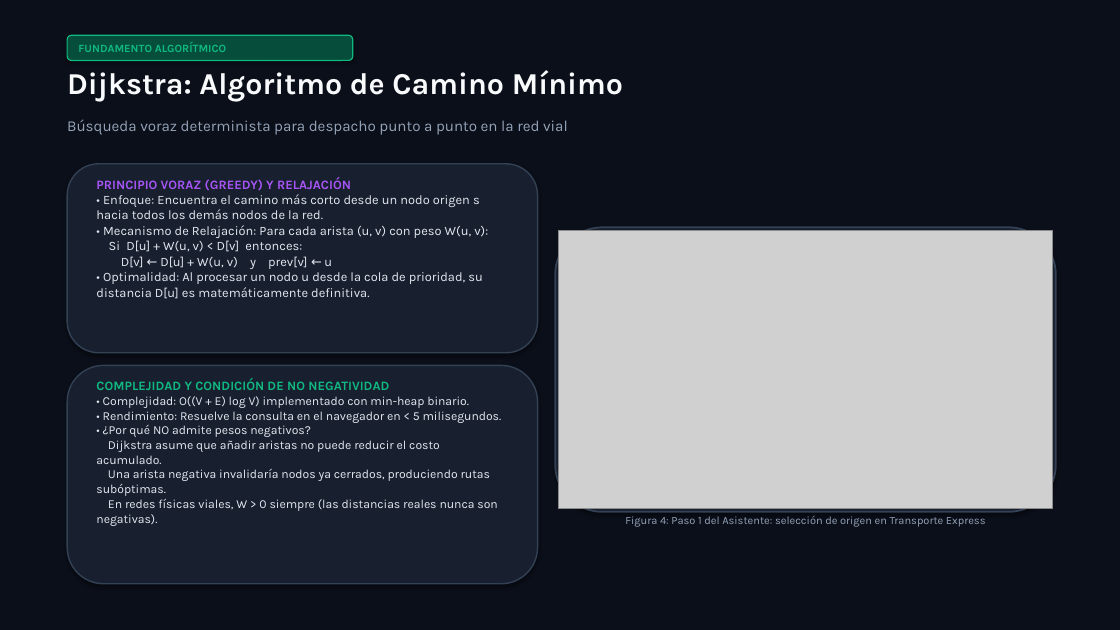
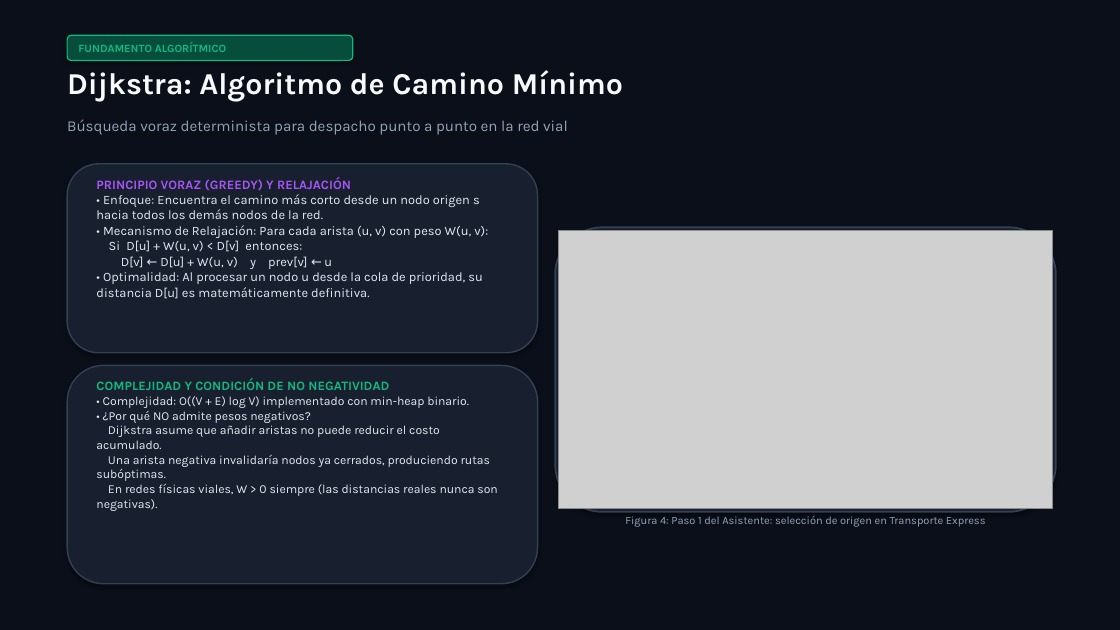
Before and after one commit to Criss-paz/rutaq, a slide deck: slide 5 of docs/proyecto2/presentacion/Presentacion_Transporte_Express.pptx. Drawn at 1120x630 pixels with LibreOffice and Linux fonts; fonts in the diff are those of the drawing; grey boxes stand for pictures. Boxes give left, top, right and bottom in pixels: in the first picture for what was removed or moved away, otherwise in the second. Text is boxed around its words. In the diff, an @@ line names an element or a change of style, - is before the commit and + after.

```diff
--- a/docs/proyecto2/presentacion/Presentacion_Transporte_Express.pptx
+++ b/docs/proyecto2/presentacion/Presentacion_Transporte_Express.pptx
@@ text at (x1=96, y1=396, x2=497, y2=511): text changed @@
-• Complejidad: O((V + E) log V) implementado con min-heap binario.
-• Rendimiento: Resuelve la consulta en el navegador en < 5 milisegundos.
-• ¿Por qué NO admite pesos negativos?
-Dijkstra asume que añadir aristas no puede reducir el costo acumulado.
-Una arista negativa invalidaría nodos ya cerrados, produciendo rutas subóptimas.
-En redes físicas viales, W > 0 siempre (las distancias reales nunca son negativas).
+• Complejidad: O((V + E) log V) implementado con min-heap binario.
+• ¿Por qué NO admite pesos negativos?
+Dijkstra asume que añadir aristas no puede reducir el costo acumulado.
+Una arista negativa invalidaría nodos ya cerrados, produciendo rutas subóptimas.
+En redes físicas viales, W > 0 siempre (las distancias reales nunca son negativas).
```
Also in this commit, not shown: 7 other slides changed, 2 other files.
